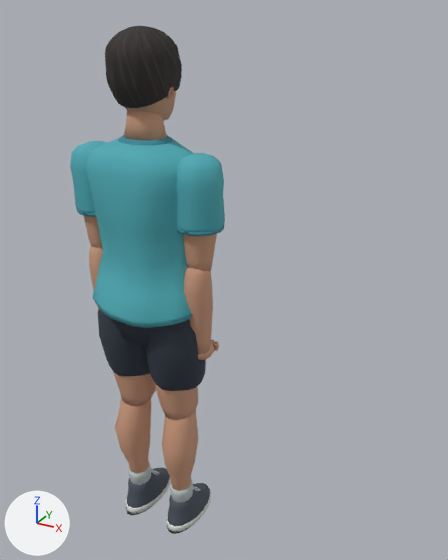
Renders of the glTF model assets/models/ground-crew.glb from each side of a commit.
Before and after are seen from a 50 mm lens placed at (1.091, -1.494, 1.77), pointed at (0.231, 0.071, 0.988). The lights are fixed; the arrows at lower left show +X, +Y and +Z. The picture after the commit comes second.

Script lines for the objects in view, before the commit:
```python
me_l_armupper = bpy.data.meshes.new('L_ArmUpper')
me_l_armupper.from_pydata(...)  # 248 vertices, 484 faces; spans x -0.076..0.08, y -0.077..0.078, z -0.32..0.032
# faces by material slot: [140, 276, 68]
me_l_armupper.materials.append(mat_skin)  # brown #c9987c
me_l_armupper.materials.append(mat_cloth)  # cyan #4eacb6
me_l_armupper.materials.append(mat_seam)  # cyan #398b9a
me_l_legend = bpy.data.meshes.new('L_LegEnd')
me_l_legend.from_pydata(...)  # 456 vertices, 888 faces; spans x -0.063..0.063, y -0.083..0.174, z -0.078..0.044
# faces by material slot: [104, 104, 212, 468]
me_l_legend.materials.append(mat_tread)  # dark grey #303436
me_l_legend.materials.append(mat_sole)  # light grey #d7dcd5
me_l_legend.materials.append(mat_upper)  # greyish blue #48505a
me_l_legend.materials.append(mat_sock)  # light grey #b8c2c3
me_r_armupper = bpy.data.meshes.new('R_ArmUpper')
me_r_armupper.from_pydata(...)  # 248 vertices, 484 faces; spans x -0.076..0.08, y -0.077..0.078, z -0.32..0.032
# faces by material slot: [140, 276, 68]
me_r_armupper.materials.append(mat_skin)  # brown #c9987c
me_r_armupper.materials.append(mat_cloth)  # cyan #4eacb6
me_r_armupper.materials.append(mat_seam)  # cyan #398b9a
ob_l_armupper = bpy.data.objects.new('L_ArmUpper', me_l_armupper)
ob_l_armupper.location = (-0.186, 0.0, 1.358)
ob_l_legend = bpy.data.objects.new('L_LegEnd', me_l_legend)
ob_l_legend.location = (-0.094, 0.0, 0.078)
ob_r_armupper = bpy.data.objects.new('R_ArmUpper', me_r_armupper)
ob_r_armupper.location = (0.186, 0.0, 1.358)
# also in view: 'Head' at (0.0, 0.035, 1.586); 'L_LegUpper' at (-0.087, -0.006, 0.716); 'HairSwept' at (0.001, 0.015, 1.618); 'R_LegLower' at (0.102, -0.01, 0.299); 'R_LegEnd' at (0.094, 0.045, 0.061)
```
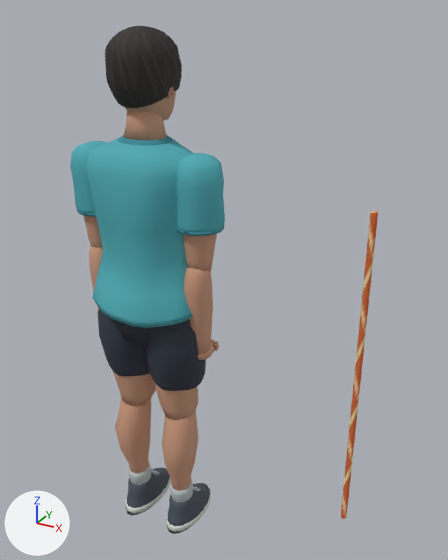
Where the change shows, as pixel boxes [x1, y1, x2, y2] in the pictures (448 x 560 px):
'WingHandlingLine', added (brown)
    after: [341, 211, 378, 519]

What changed in the scene script:
```text
Add mat_braided_handling_cord:
    mat_braided_handling_cord = bpy.data.materials.new('Braided handling cord')
    mat_braided_handling_cord.use_nodes = True; mat_braided_handling_cord.node_tree.nodes.clear()
    _N = mat_braided_handling_cord.node_tree.nodes; _L = mat_braided_handling_cord.node_tree.links
    n0 = _N.new('ShaderNodeBsdfPrincipled'); n0.name = 'Principled BSDF'
    n0.inputs[2].default_value = 0.93  # 'Roughness'
    n1 = _N.new('ShaderNodeOutputMaterial'); n1.name = 'Material Output'
    n2 = _N.new('ShaderNodeVertexColor'); n2.name = 'Color Attribute'
    _L.new(n0.outputs[0], n1.inputs[0])  # 'BSDF' to 'Surface'
    _L.new(n2.outputs[0], n0.inputs[0])  # 'Color' to 'Base Color'
Add me_wing_line_braided_sheath:
    me_wing_line_braided_sheath.from_pydata(...)  # 780 vertices, 1556 faces; spans x -0.01..0.01, y -0.01..0.01, z 0.0..1.0
    me_wing_line_braided_sheath.materials.append(mat_braided_handling_cord)
Add ob_winghandlingline:
    ob_winghandlingline = bpy.data.objects.new('WingHandlingLine', me_wing_line_braided_sheath)
    ob_winghandlingline.location = (0.7, 0.0, 0.3)
```
